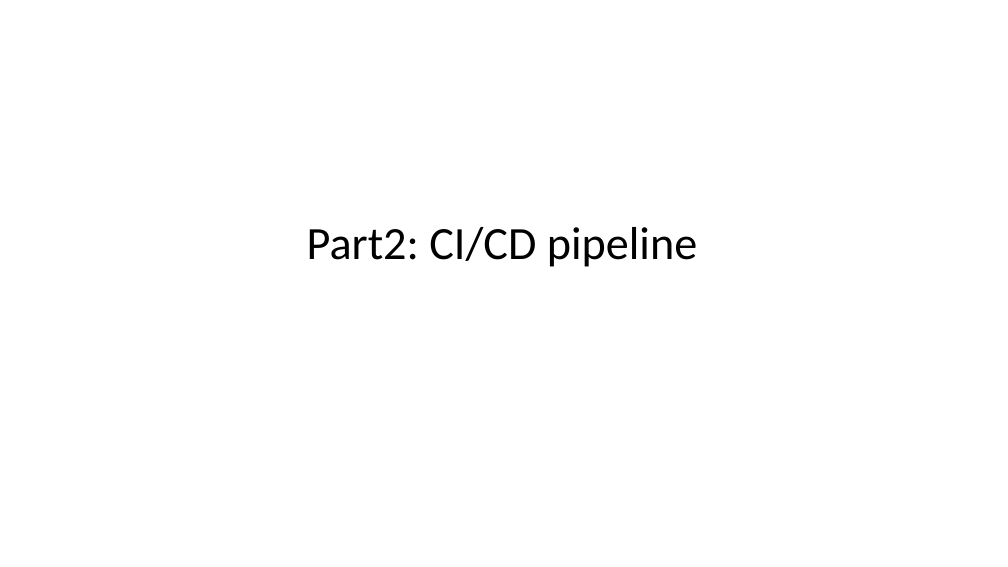
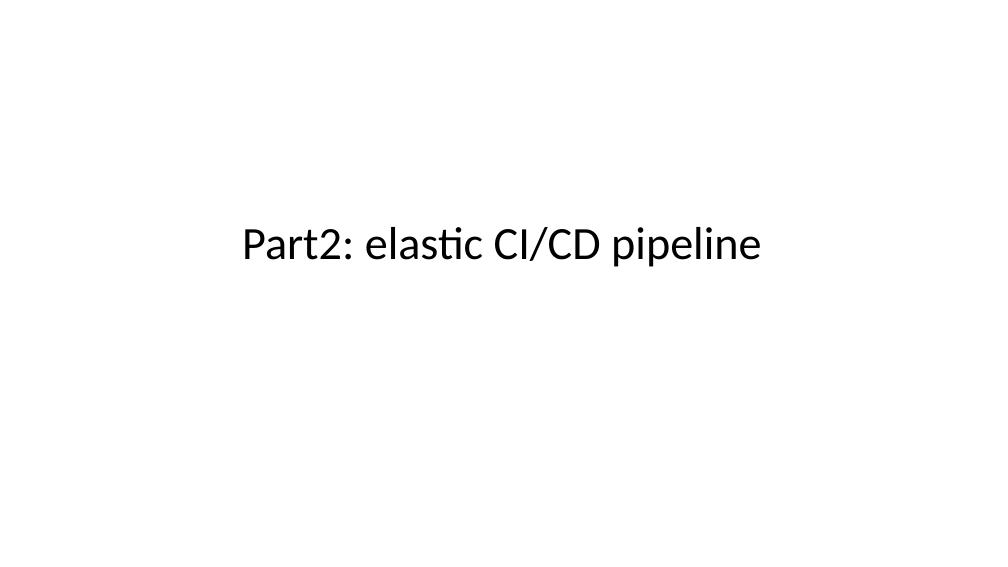
Before and after one commit to chaiyilin/featureToggling, a slide deck: slide 12 of featureToggles.pptx. Drawn at 1008x567 pixels with LibreOffice and Linux fonts; fonts in the diff are those of the drawing. Boxes give left, top, right and bottom in pixels: in the first picture for what was removed or moved away, otherwise in the second. Text is boxed around its words. In the diff, an @@ line names an element or a change of style, - is before the commit and + after.

```diff
--- a/featureToggles.pptx
+++ b/featureToggles.pptx
@@ title at <box>242,227,761,267</box>: text changed @@
-Part2: CI/CD pipeline
+Part2: elastic CI/CD pipeline
```
Also in this commit, not shown: 6 other slides changed, 4 slides added, 1 slide removed.
